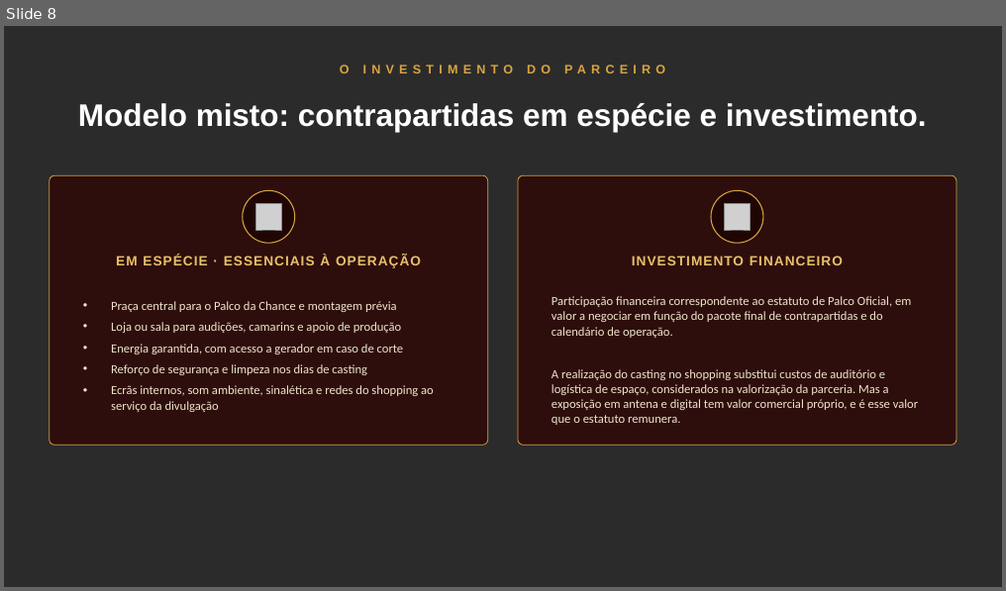
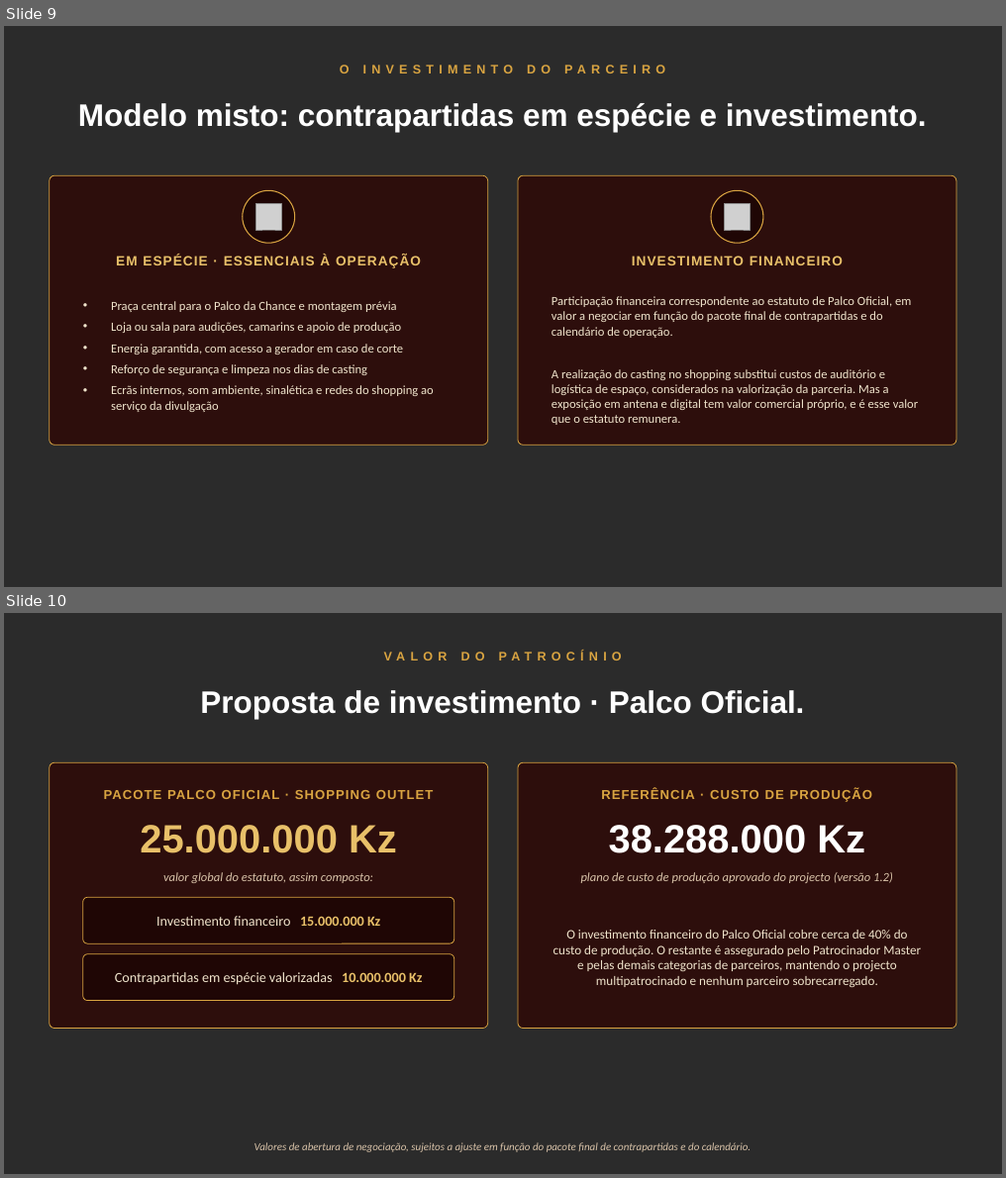
Before and after one commit to smvelloso/Redegirassol, a slide deck: projectos/A-Grande-Chance-2026-Shopping-Outlet.pptx. Shown one above the other, each under a label of ours: slide 8 before the commit, slides 9 and 10 after it. The pictures are 1006x591 and 1006x1178 pixels, drawn with LibreOffice and Linux fonts; fonts in the diff are those of the drawing; grey boxes stand for pictures; background and template pictures are left out; a plain dark background stands for a picture behind light text. Boxes give left, top, right and bottom in pixels: in the first picture for what was removed or moved away, otherwise in the second. Text is boxed around its words. In the diff, an @@ line names an element or a change of style, - is before the commit and + after.

```diff
--- a/projectos/A-Grande-Chance-2026-Shopping-Outlet.pptx
+++ b/projectos/A-Grande-Chance-2026-Shopping-Outlet.pptx
@@ slide 10 added at <box>4,613,1002,1174</box>, background picture (left out) @@
@@ text added at <box>4,645,1002,668</box>, 12 pt, text #D9A441, bold @@
+VALOR DO PATROCÍNIO
@@ text added at <box>200,690,805,719</box>, 30 pt, text #FFFFFF, bold @@
+Proposta de investimento · Palco Oficial.
@@ rounded rectangle added at <box>49,762,487,1029</box>, fill #2E0B08 at 88% opacity, outline #D9A441 0.75 pt @@
@@ text added at <box>104,790,434,799</box>, 12.5 pt, text #D9A441, bold @@
+PACOTE PALCO OFICIAL · SHOPPING OUTLET
@@ rounded rectangle added at <box>519,762,957,1029</box>, fill #2E0B08 at 88% opacity, outline #D9A441 0.75 pt @@
@@ text added at <box>601,790,873,802</box>, 12.5 pt, text #D9A441, bold @@
+REFERÊNCIA · CUSTO DE PRODUÇÃO
@@ text added at <box>140,825,397,854</box>, 38 pt, text #E8C069, bold @@
+25.000.000 Kz
@@ text added at <box>609,825,865,854</box>, 38 pt, text #FFFFFF, bold @@
+38.288.000 Kz
@@ text added at <box>163,872,373,883</box>, 12 pt, text #D8C2A8, italic @@
+valor global do estatuto, assim composto:
@@ text added at <box>581,872,893,883</box>, 12 pt, text #D8C2A8, italic @@
+plano de custo de produção aprovado do projecto (versão 1.2)
@@ rounded rectangle added at <box>82,897,453,944</box>, fill #1F0605, outline #D9A441 0.75 pt @@
@@ text added at <box>156,916,380,926</box>, 13.5 pt, text #EFE3CB @@
+Investimento financeiro 15.000.000 Kz
@@ text added at <box>553,930,921,988</box>, 12.5 pt, text #EFE3CB @@
+O investimento financeiro do Palco Oficial cobre cerca de 40% do custo de produção. O restante é assegurado pelo Patrocinador Master e pelas demais categorias de parceiros, mantendo o projecto multipatrocinado e nenhum parceiro sobrecarregado.
@@ rounded rectangle added at <box>82,955,453,1001</box>, fill #1F0605, outline #D9A441 0.75 pt @@
@@ text added at <box>115,972,422,985</box>, 13.5 pt, text #EFE3CB @@
+Contrapartidas em espécie valorizadas 10.000.000 Kz
@@ text added at <box>254,1143,750,1153</box>, 10.5 pt, text #D8C2A8, italic @@
+Valores de abertura de negociação, sujeitos a ajuste em função do pacote final de contrapartidas e do calendário.
@@ what was slide 8 is now slide 9 @@
```
Also in this commit, not shown: 1 other slide added, 1 other file.
